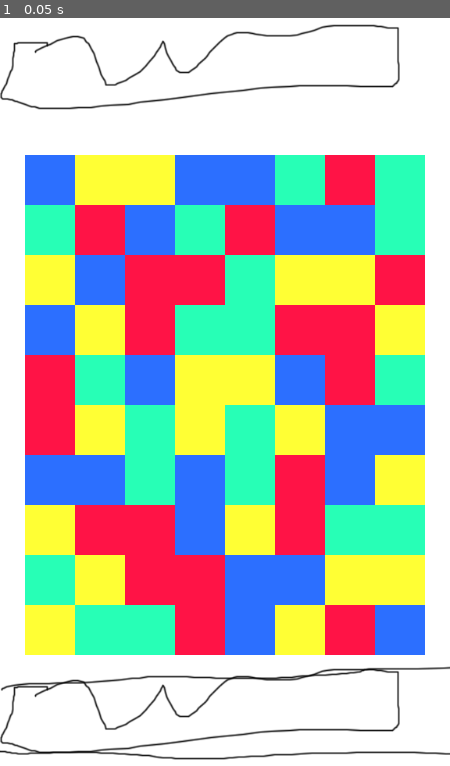
Above: before the commit, frame 1.
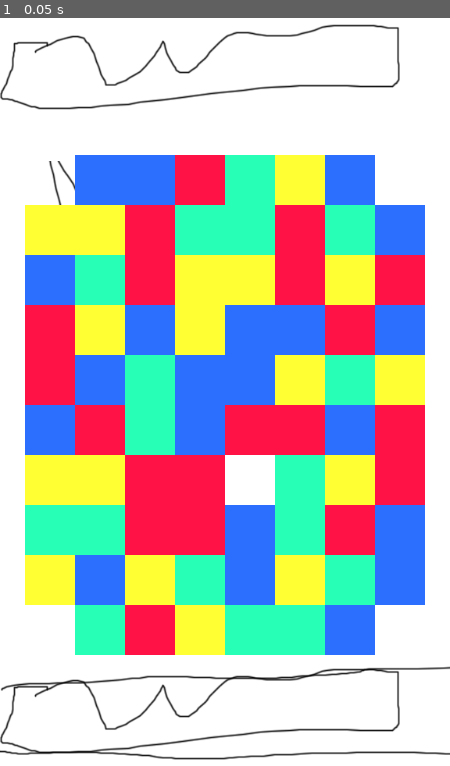
Above: after the commit, the same moment.

Repository: daivan/LineAttack
Game: Godot game, scene res://scenes/game.tscn
Two runs of this game, one before a commit and one after it. Both use one fixed random seed, a clock stepped at 60 frames per second and the inputs below. The project has no main scene, so this scene is started directly.
Inputs:
- Up to frame 1 (0.05 s): no input

The runs differ from the first frame. In frame 1, 51% of the frame differs, in the area x 5-95%, y 18-86%.

Commit message:
Have holes in the board

Diff:
--- a/Scripts/grid.gd
+++ b/Scripts/grid.gd
@@ -1,5 +1,8 @@
 extends Node2D
 
+# State Machine
+enum {wait, move}
+var state;
 
 # Grid variables
 export (int) var width;
@@ -9,6 +12,9 @@
 export (int) var offset;
 export (int) var y_offset;
 
+# Obsticle Stuff
+export (PoolVector2Array) var empty_spaces
+
 # The piece array
 var possible_pieces = [
 	preload("res://Scenes/yellow_piece.tscn"),
@@ -20,6 +26,13 @@
 # the current pieces in the scene
 var all_pieces = [];
 
+# Swap Back Variables
+var piece_one = null;
+var piece_two = null;
+var last_place = Vector2(0,0);
+var last_direction = Vector2(0,0);
+var move_checked = false;
+
 # Tourch variables
 var first_touch = Vector2(0 ,0);
 var final_touch = Vector2(0 ,0);
@@ -28,10 +41,17 @@
 
 # Called when the node enters the scene tree for the first time.
 func _ready():
+	state = move;
 	randomize();
 	all_pieces = make_2d_array();
 	spawn_pieces();
 
+func restricted_movement(place):
+	# Check the empty pices
+	for i in empty_spaces.size():
+		if empty_spaces[i] == place:
+			return true;
+	return false;
 
 func make_2d_array():
 	var array = [];
@@ -45,19 +65,20 @@
 func spawn_pieces():
 	for i in width:
 		for j in height:
-			# chhose a random number and store it
-			var rand = floor(rand_range(0, possible_pieces.size()));
-			var piece = possible_pieces[rand].instance();
-			var loops = 0;
-			while(match_at(i, j, piece.color) && loops < 100):
-				rand = floor(rand_range(0, possible_pieces.size()));
-				loops += 1;
-				piece = possible_pieces[rand].instance();
-			# instance that piece from the array
-
-			add_child(piece);
-			piece.position = grid_to_pixel(i, j);
-			all_pieces[i][j] = piece;
+			if !restricted_movement(Vector2(i,j)):
+				# chhose a random number and store it
+				var rand = floor(rand_range(0, possible_pieces.size()));
+				var piece = possible_pieces[rand].instance();
+				var loops = 0;
+				while(match_at(i, j, piece.color) && loops < 100):
+					rand = floor(rand_range(0, possible_pieces.size()));
+					loops += 1;
+					piece = possible_pieces[rand].instance();
+				# instance that piece from the array
+
+				add_child(piece);
+				piece.position = grid_to_pixel(i, j);
+				all_pieces[i][j] = piece;
 
 
 func match_at(i, j, color):
@@ -108,11 +129,30 @@
 	var first_piece = all_pieces[column][row];
 	var other_piece = all_pieces[column + direction.x][row + direction.y];
 	if first_piece != null && other_piece != null:
+		store_info(first_piece, other_piece, Vector2(column, row), direction);
+		state = wait;
 		all_pieces[column][row] = other_piece;
 		all_pieces[column + direction.x][row + direction.y] = first_piece;
 		first_piece.move(grid_to_pixel(column + direction.x, row + direction.y));
 		other_piece.move(grid_to_pixel(column, row));
-		find_matches();
+		if !move_checked:
+			find_matches();
+
+func store_info(first_piece, other_piece, place, direction):
+	piece_one = first_piece;
+	piece_two = other_piece;
+	last_place = place;
+	last_direction = direction;
+	pass;
+
+
+func swap_back():
+	# Move the previously swapped pieces back to the previous place
+	if piece_one != null && piece_two != null:
+		swap_pieces(last_place.x, last_place.y, last_direction);
+	state = move;
+	move_checked = false;
+	pass;
 
 func touch_difference(grid_1, grid_2):
 	var difference = grid_2 - grid_1;
@@ -129,7 +169,8 @@
 
 
 func _process(delta):
-	touch_input();
+	if state == move:
+		touch_input();
 #	pass
 
 func find_matches():
@@ -160,18 +201,24 @@
 
 
 func destroy_matched():
+	var was_matched = false;
 	for i in width:
 		for j in height:
 			if all_pieces[i][j] != null:
 				if all_pieces[i][j].matched:
+					was_matched = true;
 					all_pieces[i][j].queue_free();
 					all_pieces[i][j] = null;
-	get_parent().get_node("collapse_timer").start();
+	move_checked = true;
+	if was_matched:
+		get_parent().get_node("collapse_timer").start();
+	else:
+		swap_back();
 
 func collapse_columns():
 	for i in width:
 		for j in height:
-			if all_pieces[i][j] == null:
+			if all_pieces[i][j] == null && !restricted_movement(Vector2(i, j)):
 				for k in range(j + 1, height):
 					if all_pieces[i][k] != null:
 						all_pieces[i][k].move(grid_to_pixel(i,j));
@@ -183,7 +230,7 @@
 func refill_columns():
 	for i in width:
 		for j in height:
-			if all_pieces[i][j] == null:
+			if all_pieces[i][j] == null && !restricted_movement(Vector2(i, j)):
 				var rand = floor(rand_range(0, possible_pieces.size()));
 				var piece = possible_pieces[rand].instance();
 				var loops = 0;
@@ -197,7 +244,18 @@
 				piece.position = grid_to_pixel(i, j - y_offset);
 				piece.move(grid_to_pixel(i, j));
 				all_pieces[i][j] = piece;
-
+	after_refill();
+
+func after_refill():
+	for i in width:
+		for j in height:
+			if all_pieces[i][j] != null:
+				if match_at(i,j, all_pieces[i][j].color):
+					find_matches();
+					get_parent().get_node("destroy_timer").start();
+					return;
+	state = move;
+	move_checked = false;
 
 func _on_destroy_timer_timeout():
 	destroy_matched();
--- a/scenes/game.tscn
+++ b/scenes/game.tscn
@@ -40,6 +40,7 @@
 y_start = 800
 offset = 64
 y_offset = 2
+empty_spaces = PoolVector2Array( 0, 0, 7, 0, 0, 9, 7, 9, 0, 0, 4, 3, 0, 0, 0, 0 )
 
 [node name="destroy_timer" type="Timer" parent="."]
 wait_time = 0.5
